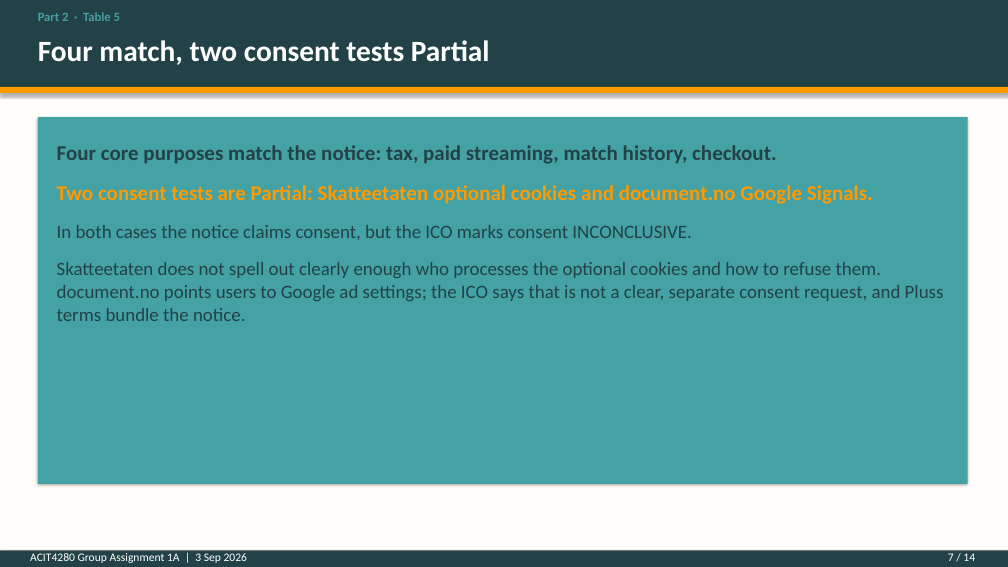
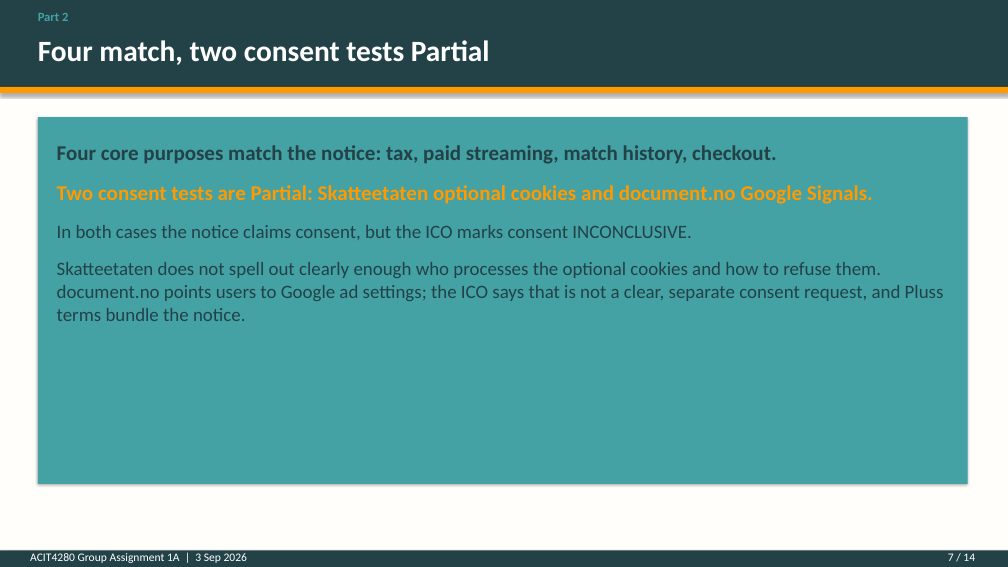
Before and after one commit to kasa031/Bacheloroppgave, a slide deck: slide 7 of ACIT4280_1A_presentation.pptx. Drawn at 1008x567 pixels with LibreOffice and Linux fonts; fonts in the diff are those of the drawing. Boxes give left, top, right and bottom in pixels: in the first picture for what was removed or moved away, otherwise in the second. Text is boxed around its words. In the diff, an @@ line names an element or a change of style, - is before the commit and + after.

```diff
--- a/ACIT4280_1A_presentation.pptx
+++ b/ACIT4280_1A_presentation.pptx
@@ text at (x1=38, y1=13, x2=68, y2=21): text changed @@
-Part 2 · Table 5
+Part 2
```
Also in this commit, not shown: 4 other slides changed, 4 other files.
